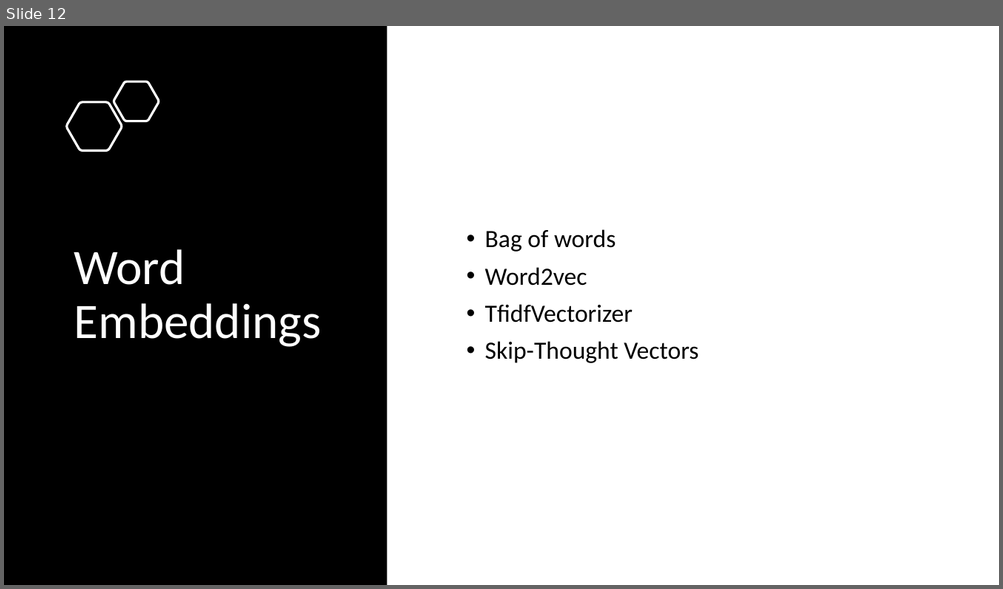
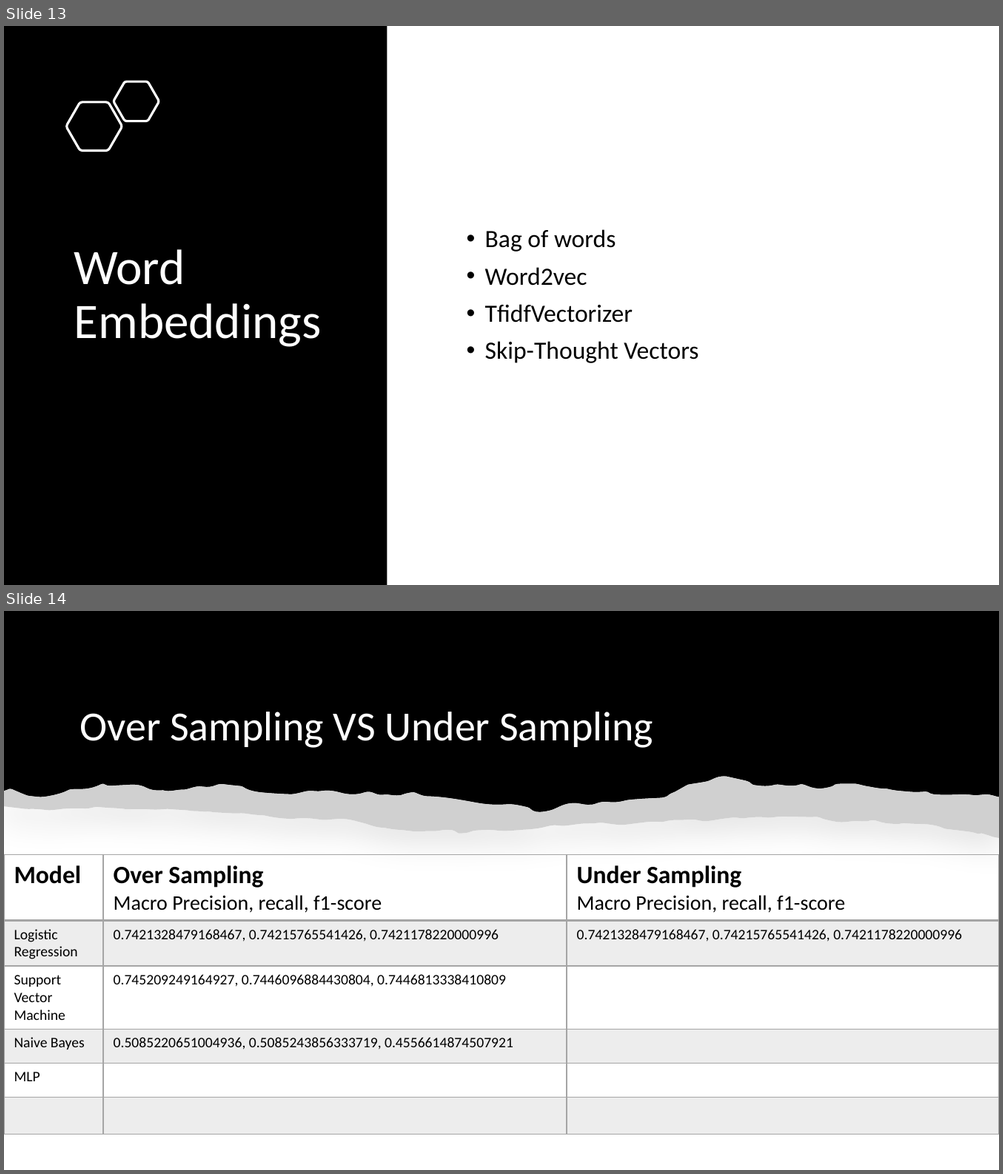
Before and after one commit to mixaverros88/Tweet_Sentiment_Extraction, a slide deck: presentation/Presentation.pptx. Shown one above the other, each under a label of ours: slide 12 before the commit, slides 13 and 14 after it. The pictures are 1003x589 and 1003x1174 pixels, drawn with LibreOffice and Linux fonts; fonts in the diff are those of the drawing; grey boxes stand for pictures. Boxes give left, top, right and bottom in pixels: in the first picture for what was removed or moved away, otherwise in the second. Text is boxed around its words. In the diff, an @@ line names an element or a change of style, - is before the commit and + after.

Commit message:
generate models, refactor ui, impl NER, remove from data cleaning Person and Locations

```diff
--- a/presentation/Presentation.pptx
+++ b/presentation/Presentation.pptx
@@ slide 14 added at bbox=[4, 611, 999, 1170], background #FFFFFF @@
@@ freeform shape added at bbox=[4, 611, 999, 820], fill #000000 @@
@@ title added at bbox=[79, 712, 653, 748], 40 pt, text #FFFFFF @@
+Over Sampling VS Under Sampling
@@ freeform shape added at bbox=[4, 777, 999, 839], fill #FFFFFF @@
@@ picture added at bbox=[4, 777, 999, 839] @@
@@ table added at bbox=[4, 855, 999, 1133], 6 rows, 3 columns @@
+Model | Over Sampling Macro Precision, recall, f1-score | Under Sampling / Macro Precision, recall, f1-score
+Logistic Regression | 0.7421328479168467, 0.74215765541426, 0.7421178220000996 | 0.7421328479168467, 0.74215765541426, 0.7421178220000996
+Support Vector Machine | 0.745209249164927, 0.7446096884430804, 0.7446813338410809 | 
+Naive Bayes | 0.5085220651004936, 0.5085243856333719, 0.4556614874507921 | 
+MLP |  | 
+ |  | 
@@ what was slide 12 is now slide 13 @@
```
Also in this commit, not shown: 1 slide changed, 1 other slide added, 42 other files.
